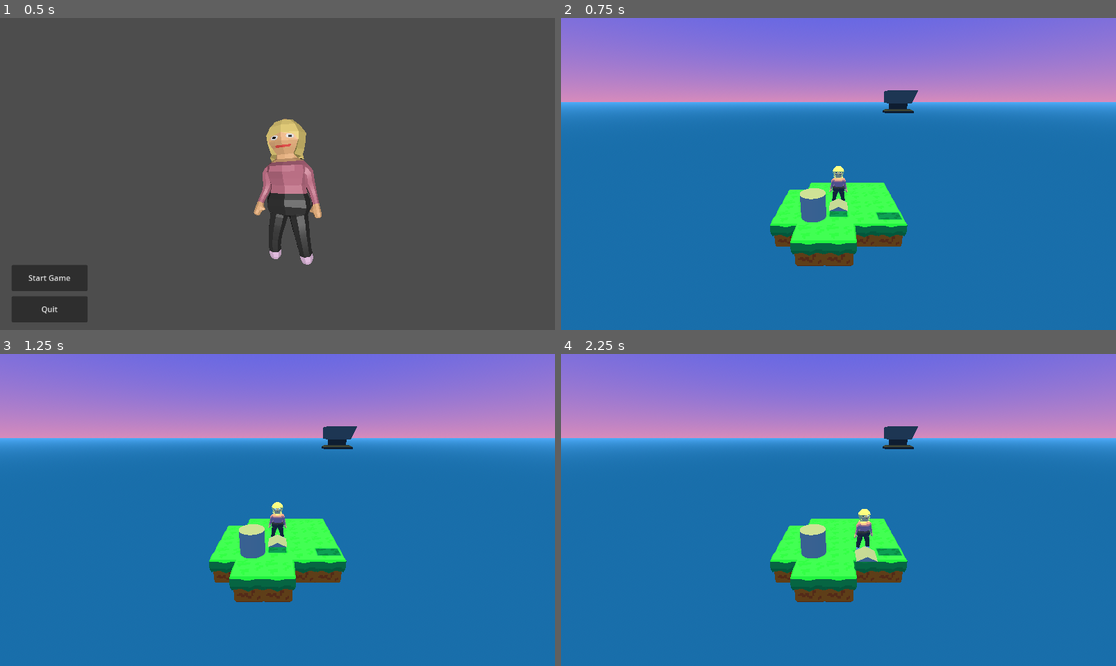
Above: before the commit, frames 1-4 (two rows, left to right).
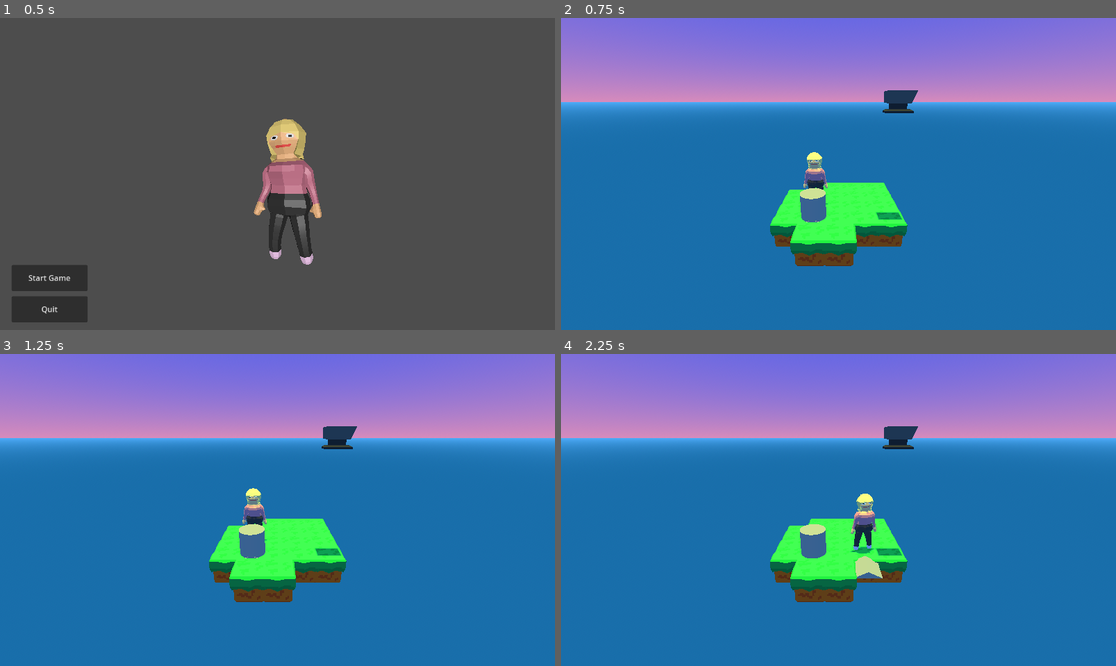
Above: after the commit, the same moments.

Repository: shamotte/rpg-death-jam
Game: Godot game, scene res://scenes/main_menu.tscn
The game is run twice, just before and just after one commit, with the same random seed, the same clock (stepped at 60 frames per second) and the same inputs.
Inputs:
- Up to frame 1 (0.5 s): no input
- Up to frame 2 (0.75 s): click "Start Game" at 0.5 s
- Up to frame 3 (1.25 s): no input
- Up to frame 4 (2.25 s): tap Enter at 1.25 s; hold Right (move_right) 1.28-2.03 s; hold Space (interact) 1.28-2.03 s; hold Down (move_down) from 2.03 s (still down); tap Space (interact) at 2.1 s

Frame 1 is identical in both runs. In frame 2, 0.8% of the frame differs, in the area x 43-52%, y 42-66%; in frame 3, 0.8%; in frame 4, 0.9%, in the area x 52-58%, y 44-72%.

Commit message:
ugly solition

Diff:
--- a/grid.gd
+++ b/grid.gd
@@ -176,6 +176,7 @@
 						printerr("element left the grid");
 						element.queue_free()
 		return position + direction
+
 	return position
 
 
--- a/objects/player/player.gd
+++ b/objects/player/player.gd
@@ -8,7 +8,11 @@
 		return
 
 	if event.is_action_pressed("interact"):
-		var interacting = Grid.get_grid().get_cell_content_world($"MovementChecksRelative/Forward".global_position)
+		var temp = grid_position + Vector3i(basis.z)
+		print("temp : "  + str(temp))
+		print("pos : " + str(grid_position))
+
+		var interacting = Grid.get_grid().get_cell_content_world(temp)
 		print(interacting)
 		if interacting is AnvilActivator:
 			interacting.interact()
--- a/objects/player/player.tscn
+++ b/objects/player/player.tscn
@@ -90,7 +90,7 @@
 [node name="MovementChecksRelative" type="Node3D" parent="."]
 
 [node name="Forward" type="Marker3D" parent="MovementChecksRelative"]
-transform = Transform3D(1, 0, 0, 0, 1, 0, 0, 0, 1, 0, 0.5, 1)
+transform = Transform3D(1, 0, 0, 0, 1, 0, 0, 0, 1, 0, 0, 1)
 
 [node name="MeshInstance3D" type="MeshInstance3D" parent="MovementChecksRelative/Forward"]
 mesh = SubResource("PrismMesh_ftq0w")
--- a/scenes/main_scene.tscn
+++ b/scenes/main_scene.tscn
@@ -120,11 +120,11 @@
 [node name="GrassTile23" parent="Tiles/Tiles" instance=ExtResource("3_yp68r")]
 transform = Transform3D(1, 0, 0, 0, 1, 0, 0, 0, 1, 1, -1, 0)
 
+[node name="Player" parent="Tiles/Tiles" instance=ExtResource("2_6u2a3")]
+transform = Transform3D(1, 0, 0, 0, 1, 0, 0, 0, 1, -1, 0, 0)
+
 [node name="AnvilActivator" parent="Tiles" node_paths=PackedStringArray("anvil") instance=ExtResource("3_x5n1l")]
 transform = Transform3D(1, 0, 0, 0, 1, 0, 0, 0, 1, -1, 0, 1)
 anvil = NodePath("../Anvil2")
 
-[node name="Player" parent="Tiles" instance=ExtResource("2_6u2a3")]
-transform = Transform3D(0.75, 0, 0, 0, 0.75, 0, 0, 0, 0.75, 0, 0, 0)
-
 [node name="Quit" parent="." instance=ExtResource("5_y0fn4")]
